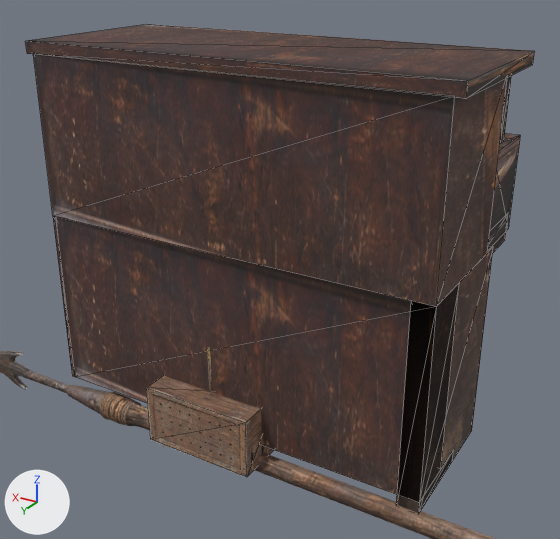
Before and after pictures for a commit that changed the glTF model public/assets/models/wasteland/scablands/crew-favours.glb.
Before and after are seen from a 50 mm camera at (-1.344, 1.789, 1.608) aimed at (-0.083, -0.313, 0.557). The axes (+X, +Y, +Z) are drawn at lower left. The lights are the same throughout. The first picture is the older version. Mesh edges are drawn as thin lines on the coarser meshes. Where no turn or scale is listed for an object, it has been applied to the vertices.

Names of what the first picture shows: 'gerald-box', 'jax-harpoon', 'piano-upright' and 2 more.
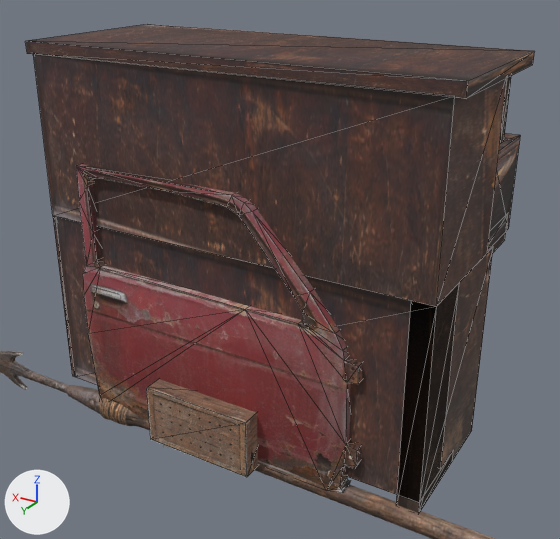
Commit message: Add photo-built regret door

Location of each change, [x1, y1, x2, y2] in pixels of the pictures (560 x 539 px):
'regret-door', added (brown)
    after: [76, 164, 362, 493]

The change in detail:
Picture 'ww-regret-door' (img_ww_regret_door) is new.
Material 'Photo / ww-regret-door' (mat_photo___ww_regret_door) is new.
Its texture is img_ww_regret_door.
Its roughness is 0.9.
Mesh me_regret_door is new.
It has 88 vertices, 176 faces and spans x -0.554..0.517, y -0.025..0.025, z 0.008..0.922.
It uses material mat_photo___ww_regret_door (picture img_ww_regret_door).
Object 'regret-door' (ob_regret_door) is new; it shows me_regret_door.
Its location is (0.0, 0.0, 0.0).
